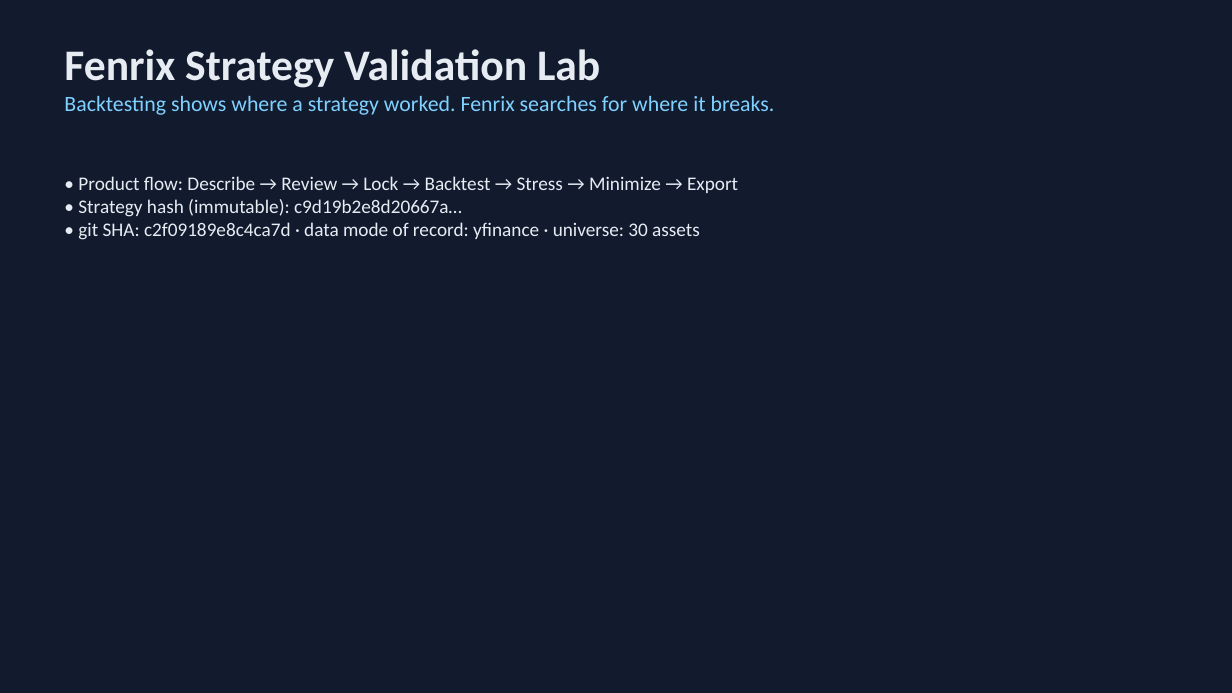
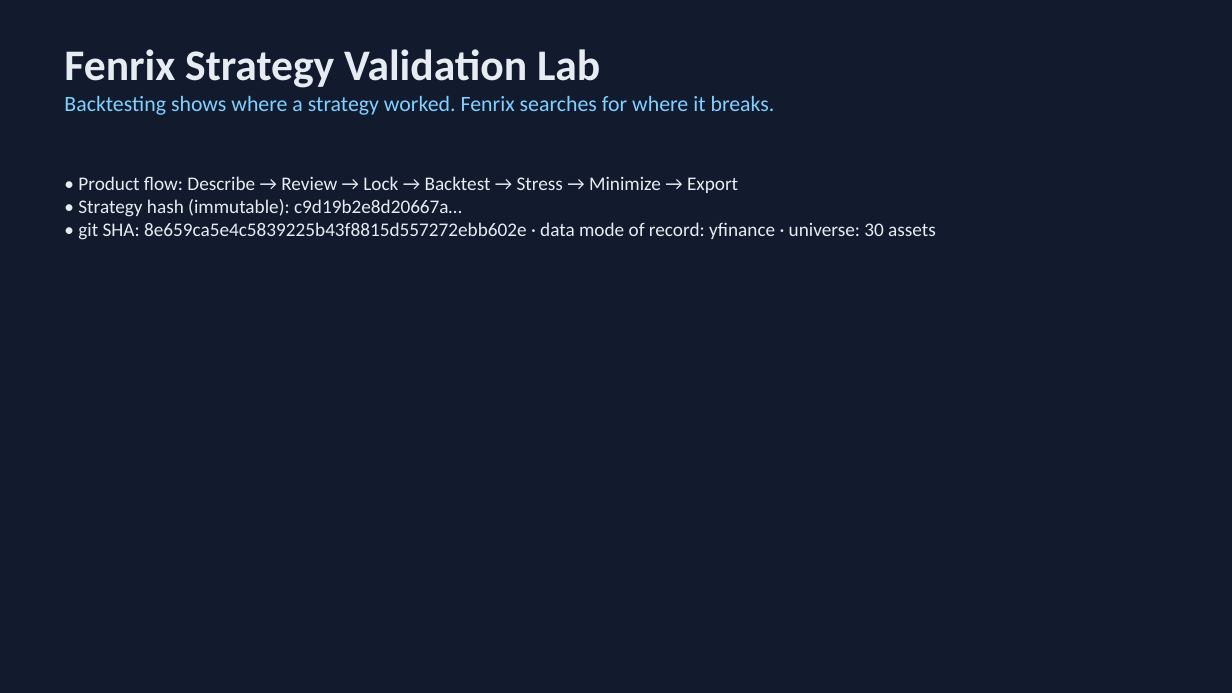
Before and after one commit to Scott-Switzer/market-fuzzer, a slide deck: slide 1 of app/static/pitch-deck/fenrix_deck.pptx. Drawn at 1232x693 pixels with LibreOffice and Linux fonts; fonts in the diff are those of the drawing. Boxes give left, top, right and bottom in pixels: in the first picture for what was removed or moved away, otherwise in the second. Text is boxed around its words. In the diff, an @@ line names an element or a change of style, - is before the commit and + after.

Commit message:
fix(fenrix-submission): independent-audit gaps — full git sha, complete artifact hashes, bounded minimization, working stress baseline
- evidence.py: record full 40-char git sha (was truncated [:16]); manifest
  artifact_hashes now covers all 14 material artifacts (trades/exposures/
  costs/failures/campaign/minimized/adjacent/source/approved) — no tamper holes
- stress_search.py: synthetic base panel uses distinct per-asset drifts so the
  flagship momentum strategy earns +Sharpe unstressed (genuine stress baseline,
  not a broken one); strengthen mechanisms (momentum_reversal reversal,
  vol_expansion 0.05, cost overrides 50x/100x) so high intensity truly breaks;
  fix momentum_reversal intensity-0 no-op bug (in-place collapse)
- minimize_failure: record seed + lower_bound_intensity/passing_intensity so the
  minimized counterexample is a verified monotonic boundary
- deck.py: git sha full 40-char (matches evidence)
- deck_data.synthetic: add failure_count alias
- test_independent_audit.py: align recompute/hash-keys to manifest; fix
  _eval_single return-shape usage; ruff format

Independent-auditor strict gate (AUDIT_FINAL=1) now GREEN.

```diff
--- a/app/static/pitch-deck/fenrix_deck.pptx
+++ b/app/static/pitch-deck/fenrix_deck.pptx
@@ text at bbox=[78, 222, 936, 240]: text changed @@
-• git SHA: c2f09189e8c4ca7d · data mode of record: yfinance · universe: 30 assets
+• git SHA: 8e659ca5e4c5839225b43f8815d557272ebb602e · data mode of record: yfinance · universe: 30 assets
```
Also in this commit, not shown: 3 other slides changed, 7 other files.
